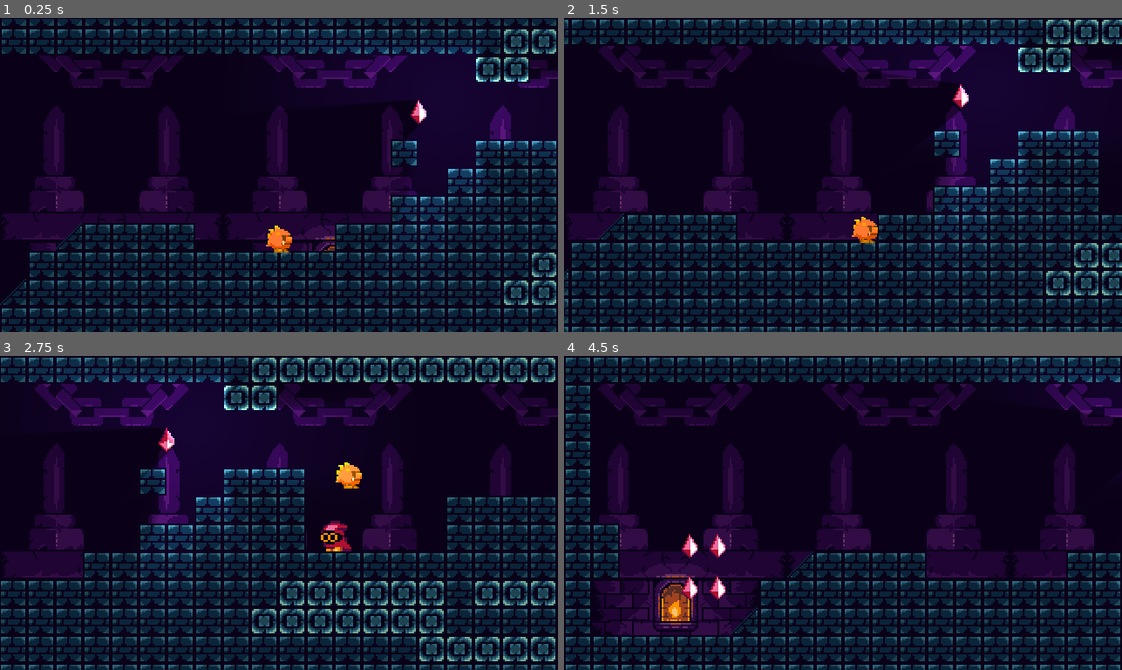
Above: before the commit, frames 1-4 (two rows, left to right).
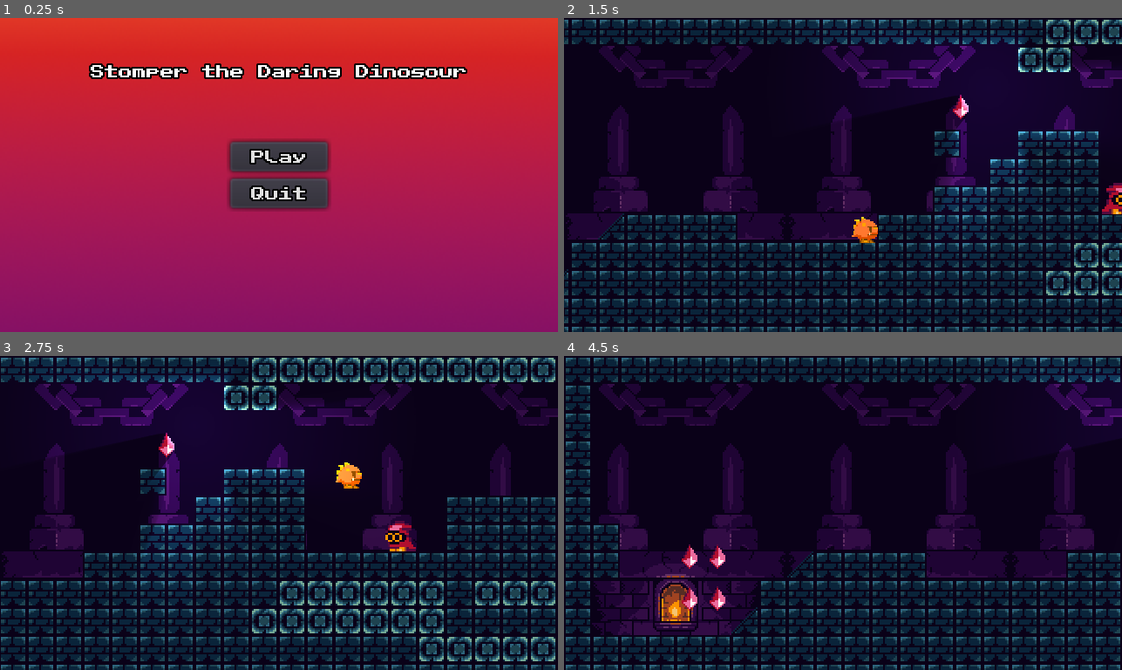
Above: after the commit, the same moments.

Repository: jordanlhunt/GodotArcadeStomper
Game: Godot game, scene res://Src/UI/titlescreen.tscn
Same seed, same stepped clock (60 frames per second), same inputs: the game is played once before the commit and once after it. Before the commit the project starts from res://Src/Levels/TestLevel.tscn. The engine's default icon, where the game draws it, is replaced by a stand-in: a white triangle on a blue panel in a dark square.
Inputs (mouse positions are in pixels of both pictures, inside the frame that each line leads up to):
- Up to frame 1 (0.25 s): no input
- Up to frame 2 (1.5 s): click (843, 156) at 0.5 s, where only the run after the commit has a clickable "Play"; hold Right (moveRight) from 1.28 s (still down)
- Up to frame 3 (2.75 s): keep holding Right (moveRight); tap W (jump) at 1.52, 2.27 s
- Up to frame 4 (4.5 s): release Right (moveRight) at 2.78 s; hold Left (moveLeft) 2.78-3.53 s; hold Right (moveRight) from 3.53 s (still down); tap W (jump) at 3.77 s

The runs differ from the first frame. In frame 1, 99% of the frame differs, in the area x 0-100%, y 0-100%; in frame 2, 1.0%; in frame 3, 0.9%; in frame 4, 1.0%.

Commit message:
Added final screen UI and began singleton

Diff:
--- /dev/null
+++ b/Assets/UI/EndScreen.tscn
@@ -0,0 +1,58 @@
+[gd_scene load_steps=6 format=2]
+
+[ext_resource path="res://Assets/UI/MainMenuBackground.png" type="Texture" id=1]
+[ext_resource path="res://Assets/UI/publicpixeltheme.tres" type="Theme" id=2]
+[ext_resource path="res://Src/UI/QuitButton.tscn" type="PackedScene" id=5]
+[ext_resource path="res://Src/UI/ChangeSceneButton.tscn" type="PackedScene" id=6]
+[ext_resource path="res://Src/UI/GenericLabel.tscn" type="PackedScene" id=7]
+
+[node name="EndScreen" type="Control"]
+anchor_right = 1.0
+anchor_bottom = 1.0
+theme = ExtResource( 2 )
+
+[node name="EndScreenBackground" type="TextureRect" parent="."]
+anchor_right = 1.0
+anchor_bottom = 1.0
+texture = ExtResource( 1 )
+expand = true
+stretch_mode = 2
+
+[node name="Menu" type="VBoxContainer" parent="."]
+anchor_left = 0.5
+anchor_top = 0.5
+anchor_right = 0.5
+anchor_bottom = 0.5
+margin_left = -66.5
+margin_top = 14.0
+margin_right = 66.5
+margin_bottom = 52.0
+size_flags_horizontal = 3
+size_flags_vertical = 3
+alignment = 1
+
+[node name="PlayButton" parent="Menu" instance=ExtResource( 6 )]
+margin_right = 133.0
+margin_bottom = 17.0
+text = "Play Again?"
+
+[node name="QuitButton" parent="Menu" instance=ExtResource( 5 )]
+margin_top = 21.0
+margin_right = 133.0
+margin_bottom = 38.0
+
+[node name="CongratulationsLabel" parent="." instance=ExtResource( 7 )]
+margin_top = 16.0
+margin_bottom = 32.0
+text = "Well done! You finished the game!"
+
+[node name="FinalScores" type="Label" parent="."]
+anchor_left = 0.5
+anchor_right = 0.5
+margin_left = -72.0
+margin_top = 56.0
+margin_right = 72.0
+margin_bottom = 75.0
+text = "Final Score is %s.
+You died %s times."
+align = 1
--- /dev/null
+++ b/Assets/UI/publicpixelfont.tres
@@ -0,0 +1,9 @@
+[gd_resource type="DynamicFont" load_steps=2 format=2]
+
+[ext_resource path="res://Assets/UI/PublicPixel.ttf" type="DynamicFontData" id=1]
+
+[resource]
+size = 8
+outline_size = 1
+outline_color = Color( 0, 0, 0, 1 )
+font_data = ExtResource( 1 )
--- /dev/null
+++ b/Assets/UI/publicpixeltheme.tres
@@ -0,0 +1,6 @@
+[gd_resource type="Theme" load_steps=2 format=2]
+
+[ext_resource path="res://Assets/UI/publicpixelfont.tres" type="DynamicFont" id=1]
+
+[resource]
+default_font = ExtResource( 1 )
--- /dev/null
+++ b/Src/SingletonAutoload/PlayerDataSingleton.gd
@@ -0,0 +1 @@
+extends Node
--- /dev/null
+++ b/Src/SingletonAutoload/PlayerDataSingleton.tscn
@@ -0,0 +1,6 @@
+[gd_scene load_steps=2 format=2]
+
+[ext_resource path="res://Src/SingletonAutoload/PlayerDataSingleton.gd" type="Script" id=1]
+
+[node name="PlayerData" type="Node"]
+script = ExtResource( 1 )
--- /dev/null
+++ b/Src/UI/ChangeSceneButton.gd
@@ -0,0 +1,16 @@
+tool
+extends Button
+
+export(String, FILE) var nextScenePath = ""
+
+
+func _on_PlayButton_button_up() -> void:
+	get_tree().change_scene(nextScenePath)
+
+func _get_configuration_warning() -> String:
+	var warning: String
+	if nextScenePath == "":
+		warning	= "Next Scene Path must have a String value for button to function"
+	else:
+		warning = ""
+	return warning
--- /dev/null
+++ b/Src/UI/ChangeSceneButton.tscn
@@ -0,0 +1,14 @@
+[gd_scene load_steps=2 format=2]
+
+[ext_resource path="res://Src/UI/ChangeSceneButton.gd" type="Script" id=1]
+
+[node name="ChangeSceneButton" type="Button"]
+margin_right = 100.0
+margin_bottom = 35.0
+size_flags_horizontal = 3
+size_flags_vertical = 3
+text = "Play"
+script = ExtResource( 1 )
+nextScenePath = "res://Src/Levels/TestLevel.tscn"
+
+[connection signal="button_up" from="." to="." method="_on_PlayButton_button_up"]
--- /dev/null
+++ b/Src/UI/GenericLabel.tscn
@@ -0,0 +1,14 @@
+[gd_scene load_steps=2 format=2]
+
+[ext_resource path="res://Assets/UI/publicpixelfont.tres" type="DynamicFont" id=1]
+
+[node name="TitleLabel" type="Label"]
+anchor_left = 0.5
+anchor_right = 0.5
+margin_left = -224.0
+margin_right = 224.0
+margin_bottom = 16.0
+custom_fonts/font = ExtResource( 1 )
+text = "Stomper the Daring Dinosour"
+align = 1
+valign = 1
--- /dev/null
+++ b/Src/UI/QuitButton.gd
@@ -0,0 +1,7 @@
+extends Button
+
+
+
+
+func _on_QuitButton_button_up() -> void:
+	get_tree().quit()
--- /dev/null
+++ b/Src/UI/QuitButton.tscn
@@ -0,0 +1,13 @@
+[gd_scene load_steps=2 format=2]
+
+[ext_resource path="res://Src/UI/QuitButton.gd" type="Script" id=1]
+
+[node name="QuitButton" type="Button"]
+margin_right = 100.0
+margin_bottom = 36.0
+size_flags_horizontal = 3
+size_flags_vertical = 3
+text = "Quit"
+script = ExtResource( 1 )
+
+[connection signal="button_up" from="." to="." method="_on_QuitButton_button_up"]
--- a/Src/UI/titlescreen.tscn
+++ b/Src/UI/titlescreen.tscn
@@ -1,5 +1,45 @@
-[gd_scene format=2]
+[gd_scene load_steps=6 format=2]
+
+[ext_resource path="res://Assets/UI/MainMenuBackground.png" type="Texture" id=1]
+[ext_resource path="res://Src/UI/GenericLabel.tscn" type="PackedScene" id=2]
+[ext_resource path="res://Src/UI/QuitButton.tscn" type="PackedScene" id=3]
+[ext_resource path="res://Src/UI/ChangeSceneButton.tscn" type="PackedScene" id=4]
+[ext_resource path="res://Assets/UI/publicpixeltheme.tres" type="Theme" id=5]
 
 [node name="TitleScreen" type="Control"]
 anchor_right = 1.0
 anchor_bottom = 1.0
+theme = ExtResource( 5 )
+
+[node name="MainMenuBackground" type="TextureRect" parent="."]
+anchor_right = 1.0
+anchor_bottom = 1.0
+texture = ExtResource( 1 )
+expand = true
+stretch_mode = 2
+
+[node name="TitleLabel" parent="." instance=ExtResource( 2 )]
+margin_top = 23.0
+margin_bottom = 37.0
+
+[node name="Menu" type="VBoxContainer" parent="."]
+anchor_left = 0.5
+anchor_top = 0.5
+anchor_right = 0.5
+anchor_bottom = 0.5
+margin_left = -28.0
+margin_top = -19.0
+margin_right = 28.0
+margin_bottom = 19.0
+size_flags_horizontal = 3
+size_flags_vertical = 3
+alignment = 1
+
+[node name="PlayButton" parent="Menu" instance=ExtResource( 4 )]
+margin_right = 56.0
+margin_bottom = 17.0
+
+[node name="QuitButton" parent="Menu" instance=ExtResource( 3 )]
+margin_top = 21.0
+margin_right = 56.0
+margin_bottom = 38.0
--- a/project.godot
+++ b/project.godot
@@ -33,7 +33,7 @@
 [application]
 
 config/name="HeroicPlatformer"
-run/main_scene="res://Src/Levels/TestLevel.tscn"
+run/main_scene="res://Src/UI/titlescreen.tscn"
 config/icon="res://icon.png"
 
 [display]
Binary file added: Assets/UI/MainMenuBackground.png
Not shown, added: Assets/UI/MainMenuBackground.png.import
Binary file added: Assets/UI/PublicPixel.ttf
